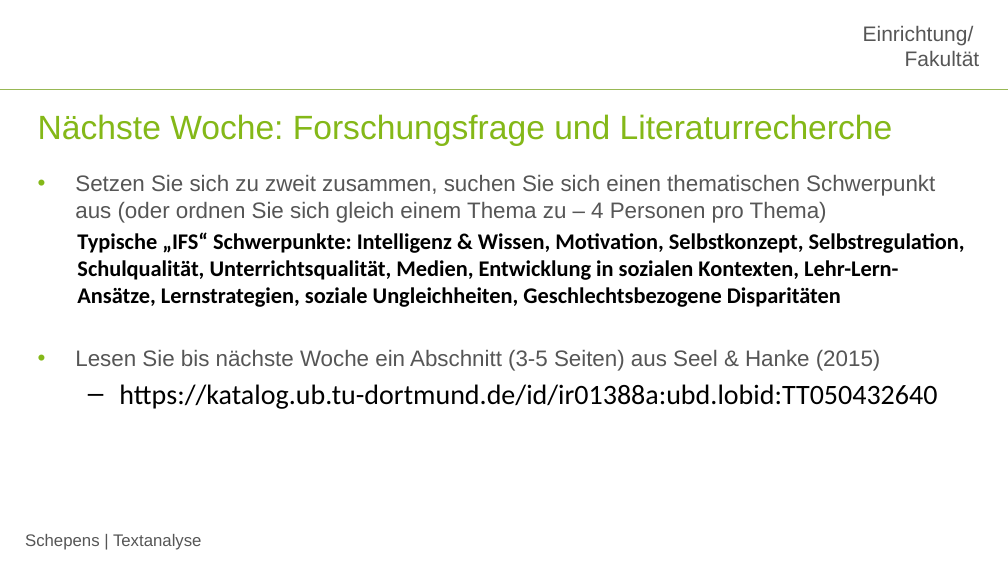
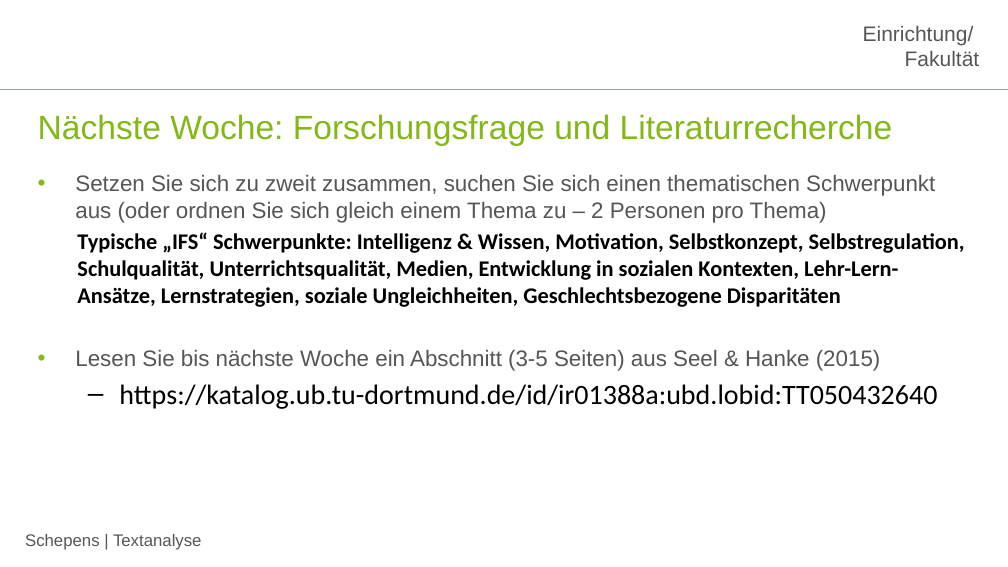
Before and after one commit to jobschepens/Textanalyse, a slide deck: slide 16 of folien/week3.pptx. Drawn at 1008x567 pixels with LibreOffice and Linux fonts; fonts in the diff are those of the drawing; background and template pictures are left out. Boxes give left, top, right and bottom in pixels: in the first picture for what was removed or moved away, otherwise in the second. Text is boxed around its words. In the diff, an @@ line names an element or a change of style, - is before the commit and + after.

Commit message:
w3

```diff
--- a/folien/week3.pptx
+++ b/folien/week3.pptx
@@ text at (75,175,935,223): text changed @@
-• Setzen Sie sich zu zweit zusammen, suchen Sie sich einen thematischen Schwerpunkt aus (oder ordnen Sie sich gleich einem Thema zu – 4 Personen pro Thema)
+• Setzen Sie sich zu zweit zusammen, suchen Sie sich einen thematischen Schwerpunkt aus (oder ordnen Sie sich gleich einem Thema zu – 2 Personen pro Thema)
```
Also in this commit, not shown: 8 other slides changed.
